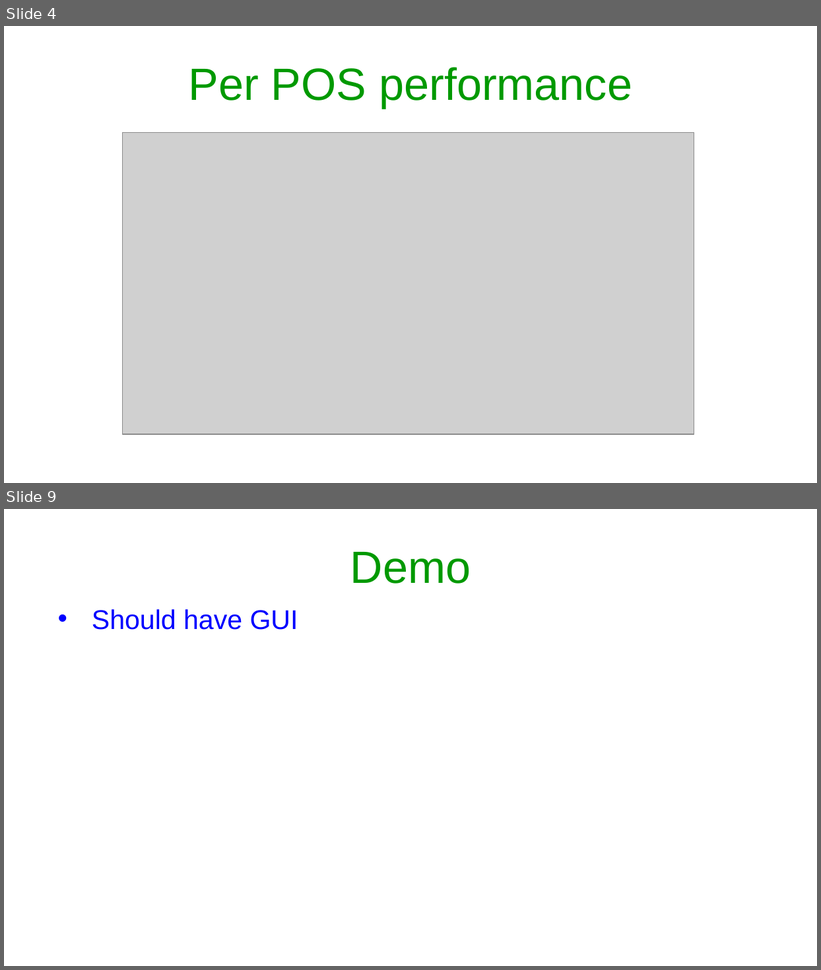
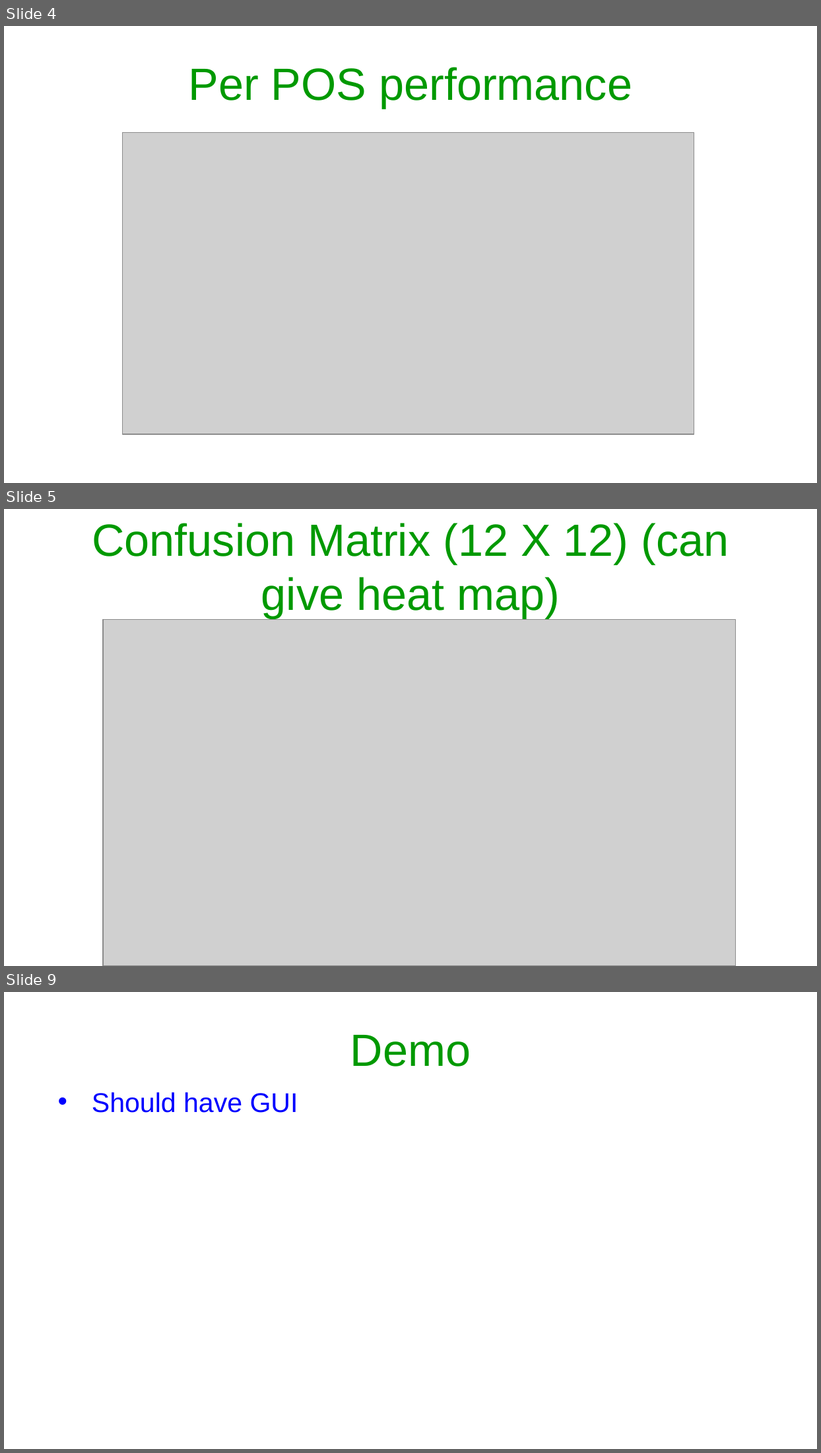
Before and after one commit to Arshim28/POS-Tagger, a slide deck: Assignment 2-PoS tagging.pptx. Shown one above the other, each under a label of ours: slides 4 and 9 before the commit, slides 4, 5 and 9 after it; the slides between them are not shown. The pictures are 821x970 and 821x1453 pixels, drawn with LibreOffice and Linux fonts; fonts in the diff are those of the drawing; grey boxes stand for pictures. Boxes give left, top, right and bottom in pixels: in the first picture for what was removed or moved away, otherwise in the second. Text is boxed around its words. In the diff, an @@ line names an element or a change of style, - is before the commit and + after.

```diff
--- a/Assignment 2-PoS tagging.pptx
+++ b/Assignment 2-PoS tagging.pptx
@@ slide 5 added at <box>4,509,817,966</box>, background #FFFFFF @@
@@ title added at <box>92,523,729,619</box>, 40 pt, text #009900 @@
+Confusion Matrix (12 X 12) (can give heat map)
@@ picture added at <box>103,620,736,966</box> @@
```
Also in this commit, not shown: 4 slides changed, 1 other slide added, 2 slides removed.
